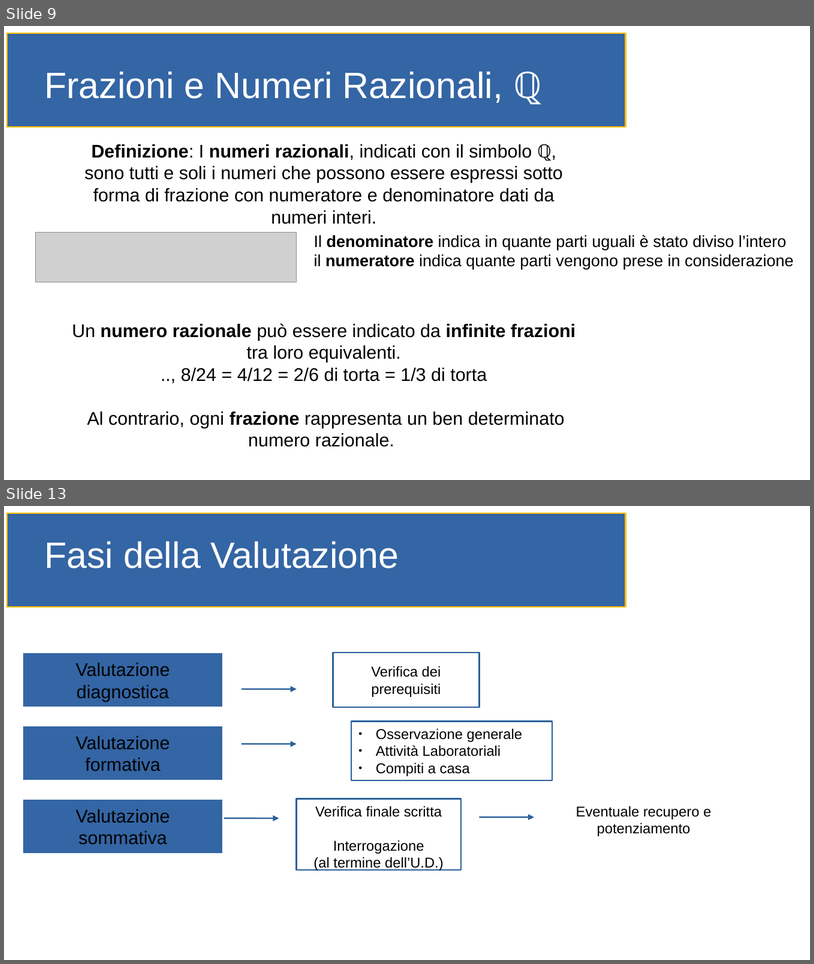
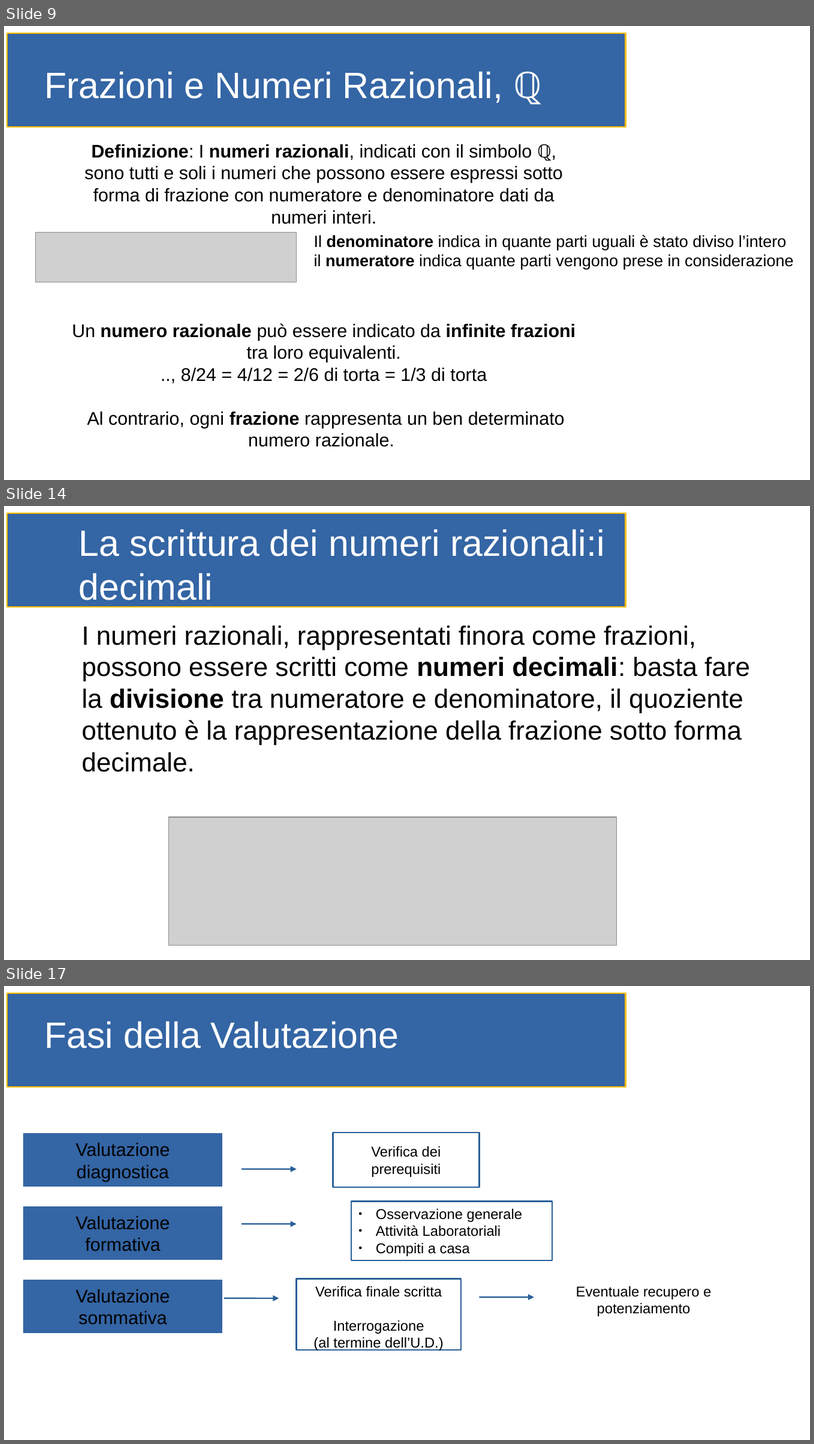
Before and after one commit to gioretikto/gioretikto.github.io, a slide deck: orale.odp. Shown one above the other, each under a label of ours: slides 9 and 13 before the commit, slides 9, 14 and 17 after it; the slides between them are not shown. The pictures are 814x964 and 814x1444 pixels, drawn with LibreOffice and Linux fonts; fonts in the diff are those of the drawing; grey boxes stand for pictures. Boxes give left, top, right and bottom in pixels: in the first picture for what was removed or moved away, otherwise in the second. Text is boxed around its words. In the diff, an @@ line names an element or a change of style, - is before the commit and + after.

```diff
--- a/orale.odp
+++ b/orale.odp
@@ slide 14 added at [4, 506, 810, 960], background #FFFFFF; not listed: 1 template element that a slide beside it also shows @@
@@ title added at [79, 529, 605, 607], 36 pt, text #FFFFFF @@
+La scrittura dei numeri razionali:i decimali
@@ text added at [82, 625, 750, 772], 26 pt, text #000000 @@
+I numeri razionali, rappresentati finora come frazioni, possono essere scritti come numeri decimali: basta fare la divisione tra numeratore e denominatore, il quoziente ottenuto è la rappresentazione della frazione sotto forma decimale.
@@ picture added at [168, 817, 617, 945] @@
@@ what was slide 13 is now slide 17 @@
```
Also in this commit, not shown: 5 slides changed, 8 other slides added, 2 slides removed.
